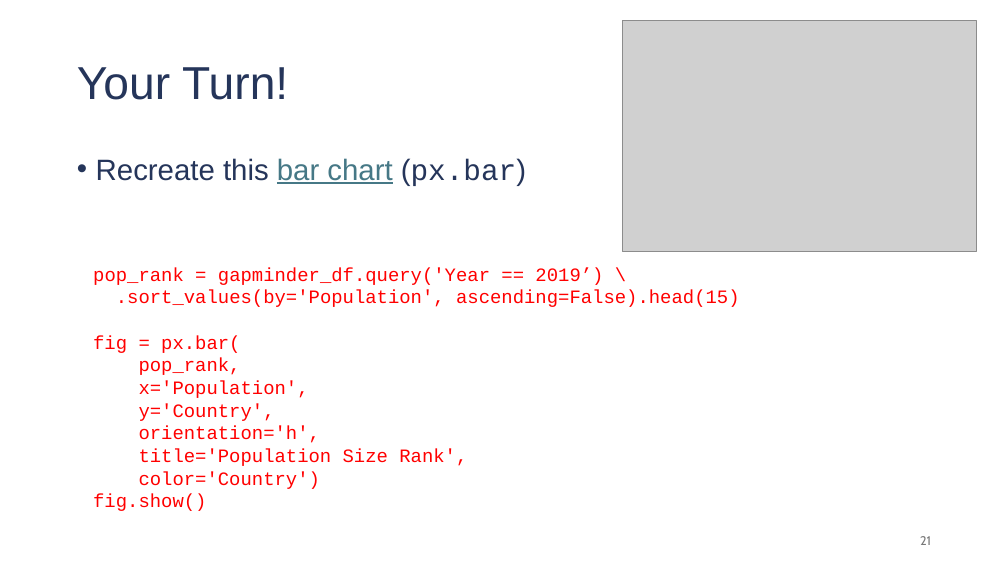
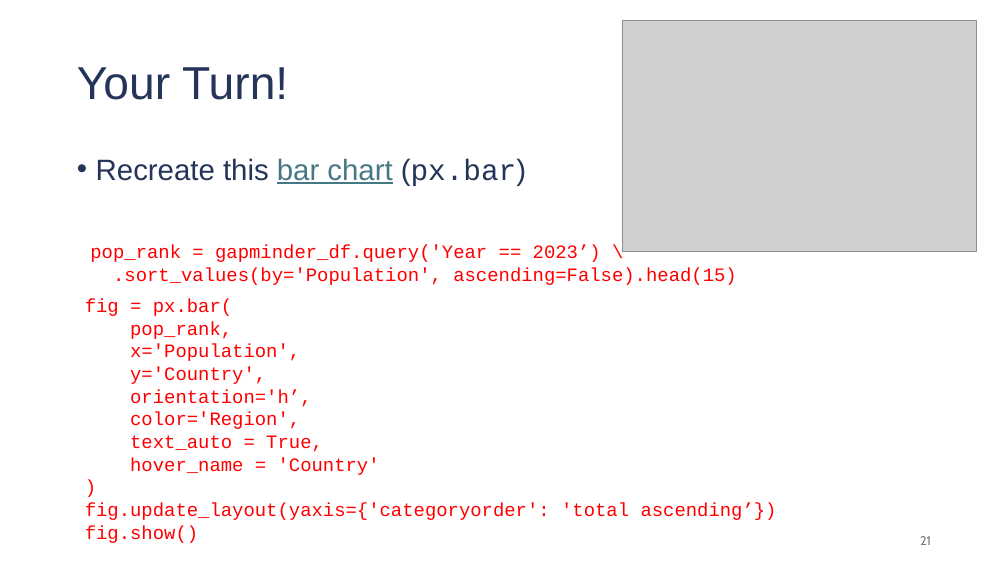
Before and after one commit to damouras/damouras.github.io, a slide deck: slide 21 of files/Presentation.pptx. Drawn at 1008x567 pixels with LibreOffice and Linux fonts; fonts in the diff are those of the drawing; grey boxes stand for pictures. Boxes give left, top, right and bottom in pixels: in the first picture for what was removed or moved away, otherwise in the second. Text is boxed around its words. In the diff, an @@ line names an element or a change of style, - is before the commit and + after.

```diff
--- a/files/Presentation.pptx
+++ b/files/Presentation.pptx
@@ text "pop_rank = gapminder_df.query('Year == 2023’) ...": place and size @@
-text "pop_rank = gapminder_df.query('Year == 2023’) ..." at (93, 267, 740, 307)
+text "pop_rank = gapminder_df.query('Year == 2023’) ..." at (90, 245, 737, 285)
@@ text at (90, 245, 601, 262): text changed @@
-pop_rank = gapminder_df.query('Year == 2019’) \
+pop_rank = gapminder_df.query('Year == 2023’) \
@@ text "fig = px.bar(": place and size @@
-text "fig = px.bar(" at (93, 335, 467, 511)
+text "fig = px.bar(" at (85, 299, 777, 543)
@@ text at (85, 389, 777, 520): text changed @@
-orientation='h',
-title='Population Size Rank',
-color='Country')
+orientation='h’,
+color='Region',
+text_auto = True,
+hover_name = 'Country'
+)
+fig.update_layout(yaxis={'categoryorder': 'total ascending’})
```
Also in this commit, not shown: 6 other slides changed, 1 other file.
